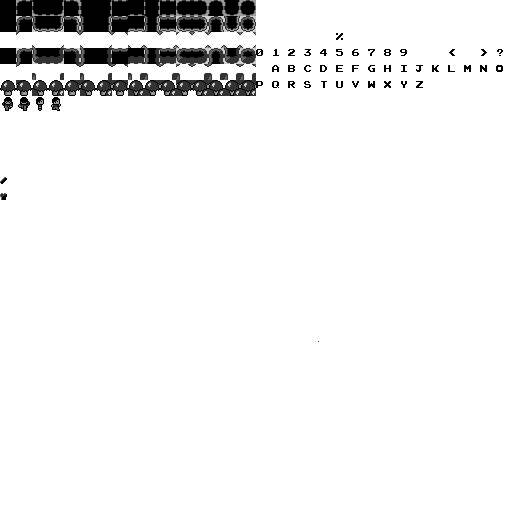
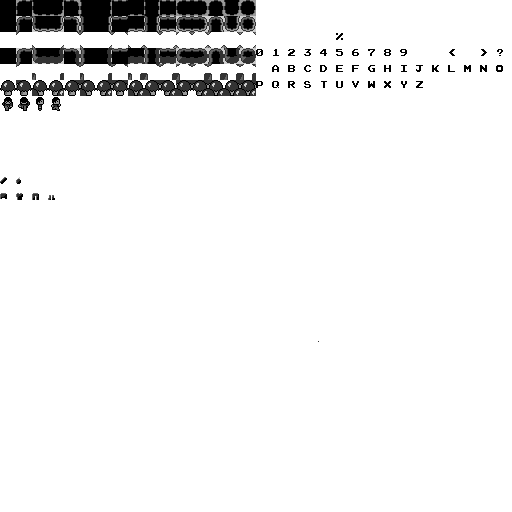
The second 512px x 512px image is a revision of the first. Changes to its layers:
painted on "spritesheet.png" over [0, 177, 55, 200]
